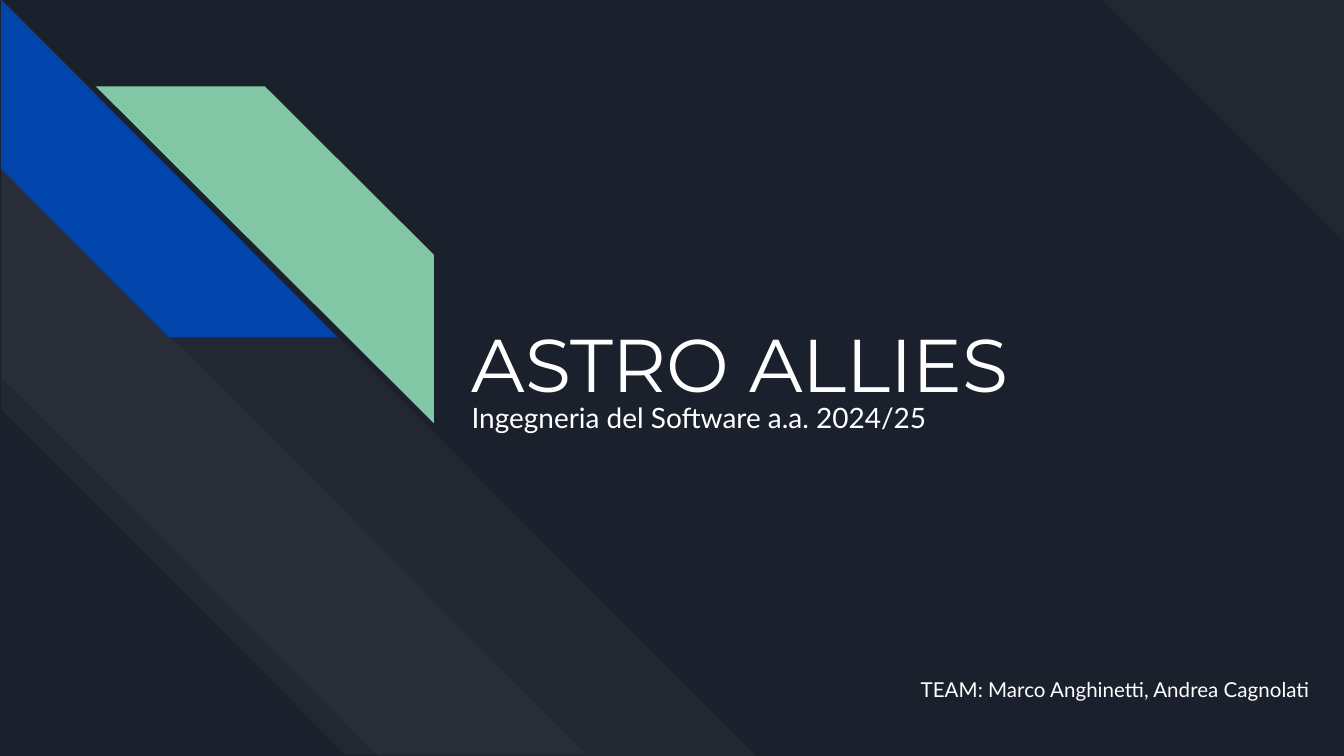
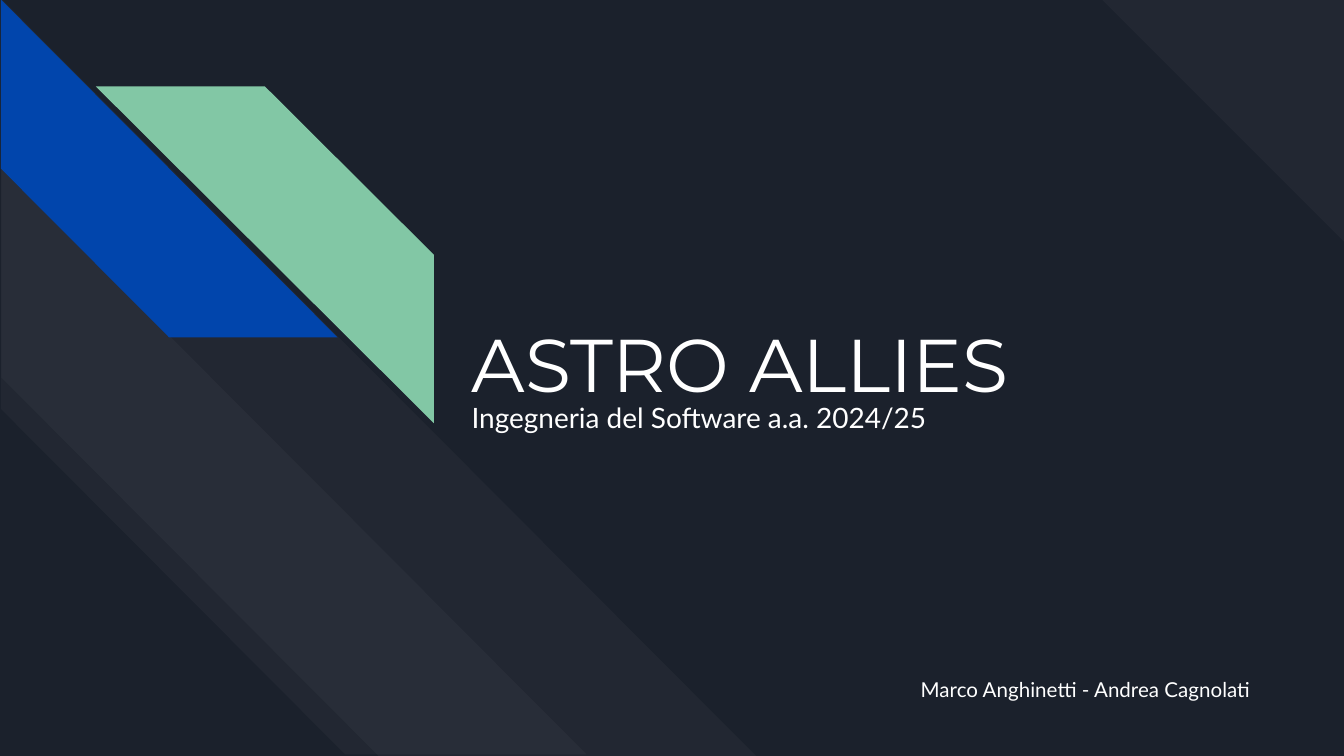
Before and after one commit to Progetti-ING-SW-INFO-UniPR/INGSW-2425-T5-A, a slide deck: slide 1 of Progettazione/AstroAllies_Presentazione_AndreaCagnolati.pptx. Drawn at 1344x756 pixels with LibreOffice and Linux fonts; fonts in the diff are those of the drawing. Boxes give left, top, right and bottom in pixels: in the first picture for what was removed or moved away, otherwise in the second. Text is boxed around its words. In the diff, an @@ line names an element or a change of style, - is before the commit and + after.

```diff
--- a/Progettazione/AstroAllies_Presentazione_AndreaCagnolati.pptx
+++ b/Progettazione/AstroAllies_Presentazione_AndreaCagnolati.pptx
@@ subtitle at [921, 682, 1249, 701]: text changed @@
-TEAM: Marco Anghinetti, Andrea Cagnolati
+Marco Anghinetti - Andrea Cagnolati
```
Also in this commit, not shown: 1 slide added, 1 other file.
